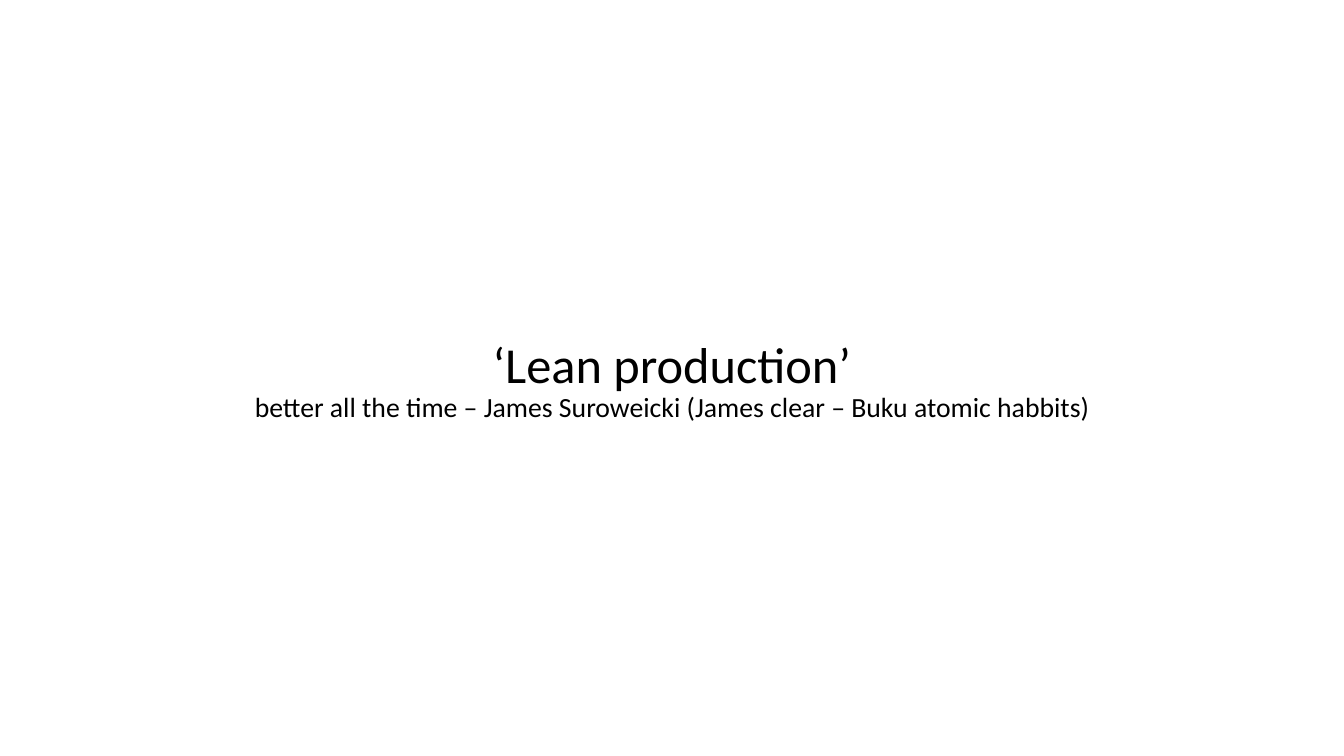
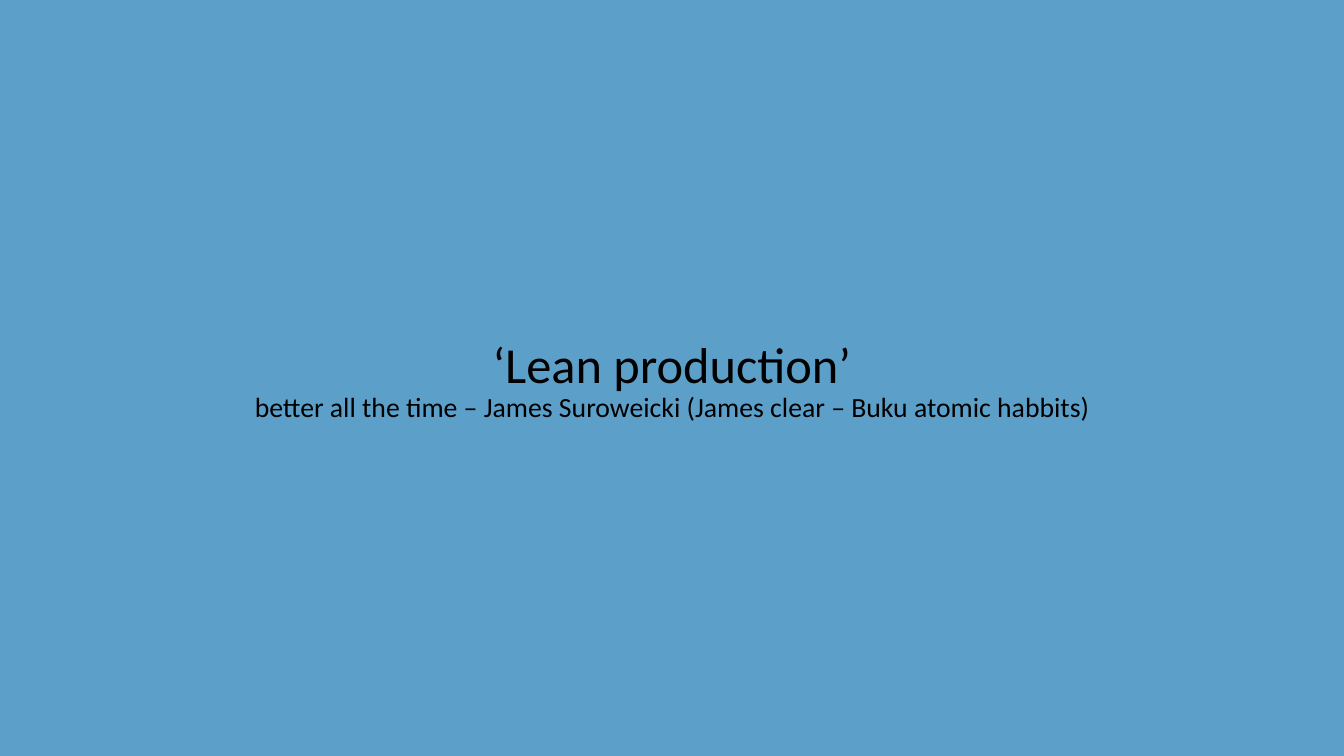
Before and after one commit to gunadermawan/skripsi, a slide deck: slide 4 of dokumen/ppt_skripsi.pptx (slide 1 before the commit). Drawn at 1344x756 pixels with LibreOffice and Linux fonts; fonts in the diff are those of the drawing. Boxes give left, top, right and bottom in pixels: in the first picture for what was removed or moved away, otherwise in the second. Text is boxed around its words. In the diff, an @@ line names an element or a change of style, - is before the commit and + after.

```diff
--- a/dokumen/ppt_skripsi.pptx
+++ b/dokumen/ppt_skripsi.pptx
@@ background #FFFFFF to #5CA0CA @@
```
Also in this commit, not shown: 3 slides added, 2 other files.
